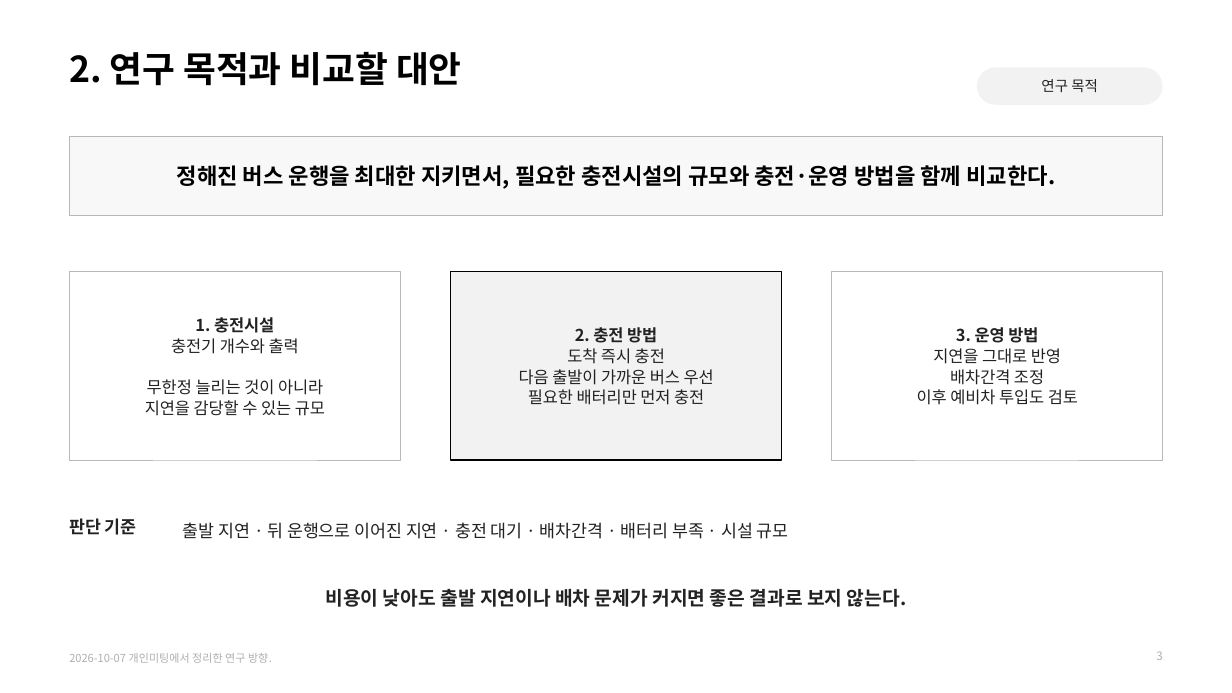
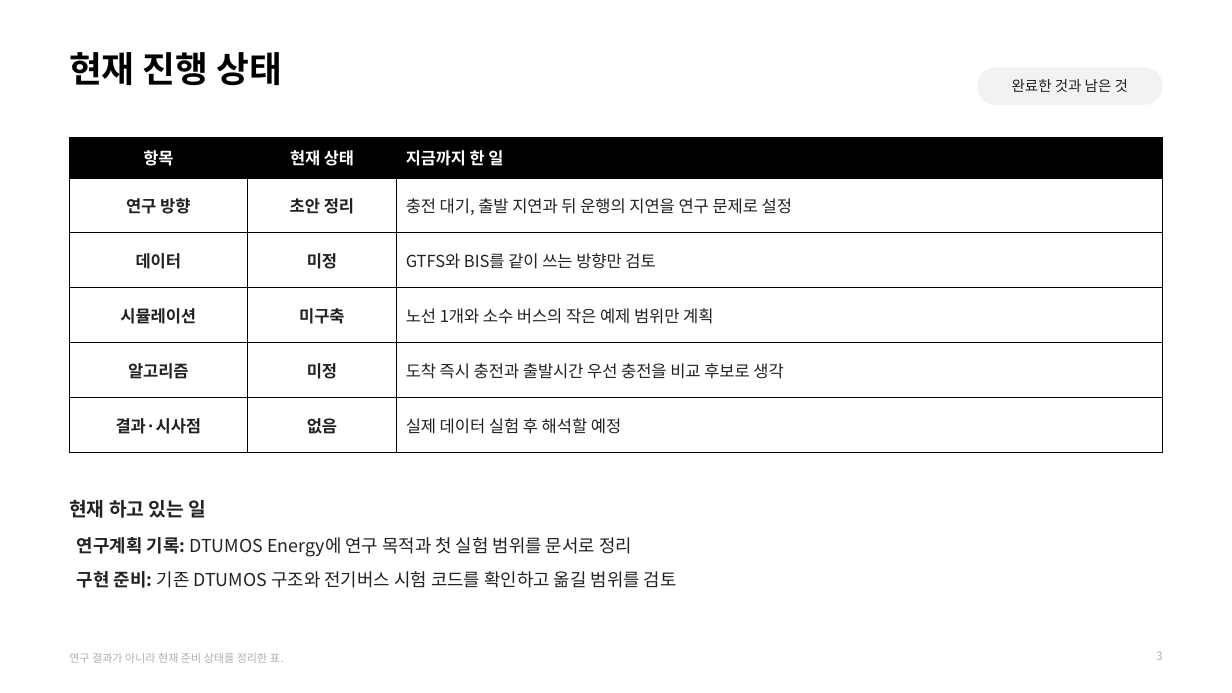
Before and after one commit to jujuwon7/presentation, a slide deck: slide 3 of 전기버스_충전운영_건국대미팅_2026-10-08.pptx. Drawn at 1232x693 pixels with LibreOffice and Linux fonts; fonts in the diff are those of the drawing. Boxes give left, top, right and bottom in pixels: in the first picture for what was removed or moved away, otherwise in the second. Text is boxed around its words. In the diff, an @@ line names an element or a change of style, - is before the commit and + after.

Commit message:
건국대 자문용 연구계획 발표자료로 수정

```diff
--- a/전기버스_충전운영_건국대미팅_2026-10-08.pptx
+++ b/전기버스_충전운영_건국대미팅_2026-10-08.pptx
@@ text at (69, 52, 282, 86): text changed @@
-2. 연구 목적과 비교할 대안
+현재 진행 상태
@@ text in rounded rectangle at (1012, 79, 1128, 92): text changed @@
-연구 목적
+완료한 것과 남은 것
@@ rectangle removed at (69, 137, 1163, 215) @@
-정해진 버스 운행을 최대한 지키면서, 필요한 충전시설의 규모와 충전·운영 방법을 함께 비교한다.
@@ table added at (69, 138, 1163, 456), 6 rows, 3 columns @@
+항목 | 현재 상태 | 지금까지 한 일
+연구 방향 | 초안 정리 | 충전 대기, 출발 지연과 뒤 운행의 지연을 연구 문제로 설정
+데이터 | 미정 | GTFS와 BIS를 같이 쓰는 방향만 검토
+시뮬레이션 | 미구축 | 노선 1개와 소수 버스의 작은 예제 범위만 계획
+알고리즘 | 미정 | 도착 즉시 충전과 출발시간 우선 충전을 비교 후보로 생각
+결과·시사점 | 없음 | 실제 데이터 실험 후 해석할 예정
@@ rectangle removed at (69, 272, 400, 460) @@
-1. 충전시설
-충전기 개수와 출력
-무한정 늘리는 것이 아니라
-지연을 감당할 수 있는 규모
@@ rectangle removed at (451, 272, 782, 460) @@
-2. 충전 방법
-도착 즉시 충전
-다음 출발이 가까운 버스 우선
-필요한 배터리만 먼저 충전
@@ rectangle removed at (832, 272, 1163, 460) @@
-3. 운영 방법
-지연을 그대로 반영
-배차간격 조정
-이후 예비차 투입도 검토
@@ text added at (69, 500, 207, 518), 15 pt, text #222222, bold @@
+현재 하고 있는 일
@@ text removed at (69, 518, 137, 535) @@
-판단 기준
@@ text added at (77, 537, 677, 588), 13.9 pt, text #222222 @@
+연구계획 기록: DTUMOS Energy에 연구 목적과 첫 실험 범위를 문서로 정리
+구현 준비: 기존 DTUMOS 구조와 전기버스 시험 코드를 확인하고 옮길 범위를 검토
@@ text removed at (183, 522, 789, 539) @@
-출발 지연 · 뒤 운행으로 이어진 지연 · 충전 대기 · 배차간격 · 배터리 부족 · 시설 규모
@@ text removed at (325, 589, 907, 607) @@
-비용이 낮아도 출발 지연이나 배차 문제가 커지면 좋은 결과로 보지 않는다.
@@ text at (69, 653, 284, 663): text changed @@
-2026-10-07 개인미팅에서 정리한 연구 방향.
+연구 결과가 아니라 현재 준비 상태를 정리한 표.
```
Also in this commit, not shown: 4 other slides changed.
